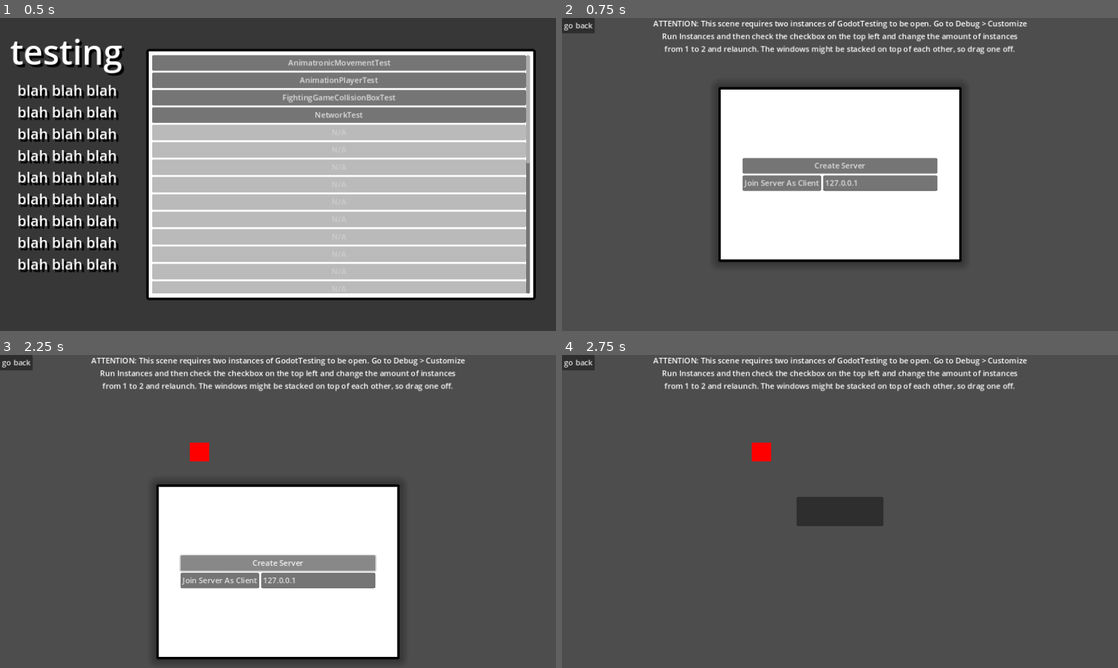
Above: before the commit, frames 1-4 (two rows, left to right).
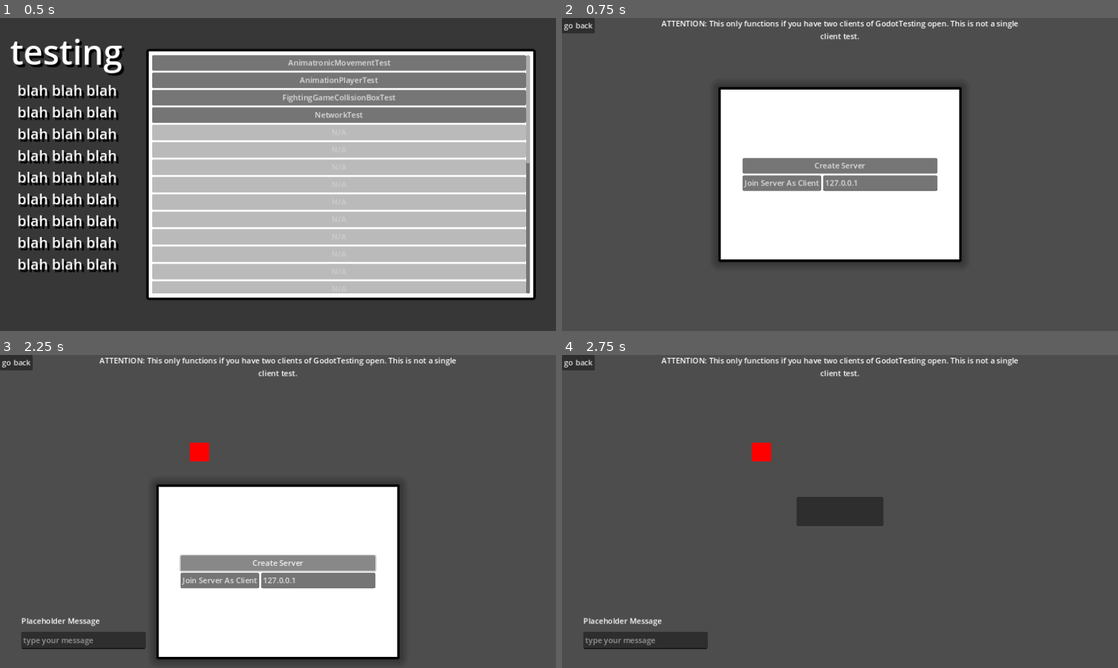
Above: after the commit, the same moments.

Repository: thesillygoober/GodotTesting
Game: Godot game, scene res://MainMenu/main_menu.tscn
Two runs of this game, one before a commit and one after it. Both use one fixed random seed, a clock stepped at 60 frames per second and the inputs below. The engine's default icon, where the game draws it, is replaced by a stand-in: a white triangle on a blue panel in a dark square.
Inputs (mouse positions are in pixels of both pictures, inside the frame that each line leads up to):
- Up to frame 1 (0.5 s): no input
- Up to frame 2 (0.75 s): click "NetworkTest" at 0.5 s
- Up to frame 3 (2.25 s): click (278, 511) at 1.25 s; click "Create Server" at 2 s
- Up to frame 4 (2.75 s): no input

Frame 1 is identical in both runs. In frame 2, 2.2% of the frame differs, in the area x 16-84%, y 0-12%; in frame 3, 3.5%, in the area x 3-84%, y 0-94%; in frame 4, 3.5%.

Commit message:
Network Test Chatbox
Testing sending information between two clients now after learning LAN works finally after changing rules in my firewall.

Diff:
--- a/NetworkTest/network_test.gd
+++ b/NetworkTest/network_test.gd
@@ -1,4 +1,6 @@
 extends Node2D
+
+const PORT_NUMBER: int = 1336
 
 @export var status_color: ColorRect
 
@@ -8,62 +10,73 @@
 
 func _ready():
 
-    multiplayer.peer_connected.connect(_on_client_connected)
-    multiplayer.peer_disconnected.connect(_on_client_disconnected)
-    multiplayer.connected_to_server.connect(_on_connected_ok)
-    multiplayer.connection_failed.connect(_on_connection_fail)
+	multiplayer.peer_connected.connect(_on_client_connected)
+	multiplayer.peer_disconnected.connect(_on_client_disconnected)
+	multiplayer.connected_to_server.connect(_on_connected_ok)
+	multiplayer.connection_failed.connect(_on_connection_fail)
 
 func _on_client_connected(id):
 
-    print("Client has connected: " + str(id))
+	print("Client has connected: " + str(id))
 
 func _on_client_disconnected(id):
 
-    print("Client has disconnected: " + str(id))
+	print("Client has disconnected: " + str(id))
 
 func _on_connected_ok():
 
-    print("Connected to server successfully.")
+	print("Connected to server successfully.")
 
 func _on_connection_fail():
 
-    print("Failed connecting to server.")
+	print("Failed connecting to server.")
 
 func _on_create_server_pressed():
 
-    if not has_created_server and not has_created_client:
+	if not has_created_server and not has_created_client:
 
-        has_created_server = true
+		has_created_server = true
 
-        peer = ENetMultiplayerPeer.new()
-        peer.create_server(1336, 8)
-        multiplayer.multiplayer_peer = peer
+		peer = ENetMultiplayerPeer.new()
+		peer.create_server(PORT_NUMBER, 8)
+		multiplayer.multiplayer_peer = peer
 
-        print("Server ID: " + str(multiplayer.get_unique_id()))
-        print("Is Server: " + str(multiplayer.is_server()))
+		print("Server ID: " + str(multiplayer.get_unique_id()))
+		print("Is Server: " + str(multiplayer.is_server()))
 
-        create_tween().set_trans(Tween.TRANS_QUAD).tween_property($CanvasLayer/Control/PanelContainer, "position:y", 2000, 1)
+		create_tween().set_trans(Tween.TRANS_QUAD).tween_property($CanvasLayer/Control/PanelContainer, "position:y", 2000, 1)
+		$CanvasLayer/Control/Chatbox.visible = true
 
 func _on_join_server_pressed():
 
-    if not has_created_client and not has_created_server:
+	if not has_created_client and not has_created_server:
 
-        has_created_client = true
+		has_created_client = true
 
-        var desired_address_target: String = $CanvasLayer/Control/PanelContainer/VBoxContainer/HBoxContainer/IPAddress.text
+		var desired_address_target: String = $CanvasLayer/Control/PanelContainer/VBoxContainer/HBoxContainer/IPAddress.text
 
-        peer = ENetMultiplayerPeer.new()
-        peer.create_client(desired_address_target, 1336)
-        multiplayer.multiplayer_peer = peer
+		peer = ENetMultiplayerPeer.new()
+		peer.create_client(desired_address_target, PORT_NUMBER)
+		multiplayer.multiplayer_peer = peer
 
-        create_tween().set_trans(Tween.TRANS_QUAD).tween_property($CanvasLayer/Control/PanelContainer, "position:y", 2000, 1)
+		create_tween().set_trans(Tween.TRANS_QUAD).tween_property($CanvasLayer/Control/PanelContainer, "position:y", 2000, 1)
+		$CanvasLayer/Control/Chatbox.visible = true
 
 func _on_button_pressed():
 
-    _random_rpc_func.rpc()
+	_random_rpc_func.rpc()
 
 @rpc("any_peer","call_remote","unreliable",0)
 func _random_rpc_func():
 
-    print("hello my name is " + str(multiplayer.get_unique_id()))
-    $CanvasLayer/Control/ColorRect.color = Color.LIGHT_SEA_GREEN
+	print("hello my name is " + str(multiplayer.get_unique_id()))
+	$CanvasLayer/Control/ColorRect.color = Color.LIGHT_SEA_GREEN
+
+func _on_line_edit_text_submitted(new_text: String):
+
+	_change_chatbox_label.rpc(new_text)
+
+@rpc("any_peer","call_local","unreliable",0)
+func _change_chatbox_label(new_text):
+
+	$CanvasLayer/Control/Chatbox/Label.set_text(new_text)
--- a/NetworkTest/network_test.tscn
+++ b/NetworkTest/network_test.tscn
@@ -101,7 +101,7 @@
 offset_right = 390.0
 offset_bottom = 75.0
 grow_horizontal = 2
-text = "ATTENTION: This scene requires two instances of GodotTesting to be open. Go to Debug > Customize Run Instances and then check the checkbox on the top left and change the amount of instances from 1 to 2 and relaunch. The windows might be stacked on top of each other, so drag one off."
+text = "ATTENTION: This only functions if you have two clients of GodotTesting open. This is not a single client test."
 horizontal_alignment = 1
 autowrap_mode = 2
 
@@ -112,6 +112,29 @@
 text = "go back"
 script = ExtResource("2_0cqr5")
 
+[node name="Chatbox" type="VBoxContainer" parent="CanvasLayer/Control"]
+visible = false
+layout_mode = 1
+anchors_preset = 2
+anchor_top = 1.0
+anchor_bottom = 1.0
+offset_left = 44.0
+offset_top = -114.0
+offset_right = 302.0
+offset_bottom = -39.0
+grow_vertical = 0
+
+[node name="Label" type="Label" parent="CanvasLayer/Control/Chatbox"]
+layout_mode = 2
+size_flags_vertical = 6
+text = "Placeholder Message"
+
+[node name="LineEdit" type="LineEdit" parent="CanvasLayer/Control/Chatbox"]
+layout_mode = 2
+size_flags_vertical = 3
+placeholder_text = "type your message"
+
 [connection signal="pressed" from="CanvasLayer/Control/Button" to="." method="_on_button_pressed"]
 [connection signal="pressed" from="CanvasLayer/Control/PanelContainer/VBoxContainer/CreateServer" to="." method="_on_create_server_pressed"]
 [connection signal="pressed" from="CanvasLayer/Control/PanelContainer/VBoxContainer/HBoxContainer/JoinServer" to="." method="_on_join_server_pressed"]
+[connection signal="text_submitted" from="CanvasLayer/Control/Chatbox/LineEdit" to="." method="_on_line_edit_text_submitted"]
--- a/project.godot
+++ b/project.godot
@@ -11,6 +11,7 @@
 [application]
 
 config/name="GodotTesting"
+config/tags=PackedStringArray("test")
 run/main_scene="res://MainMenu/main_menu.tscn"
 config/features=PackedStringArray("4.3", "Forward Plus")
 config/icon="res://testing.png"
